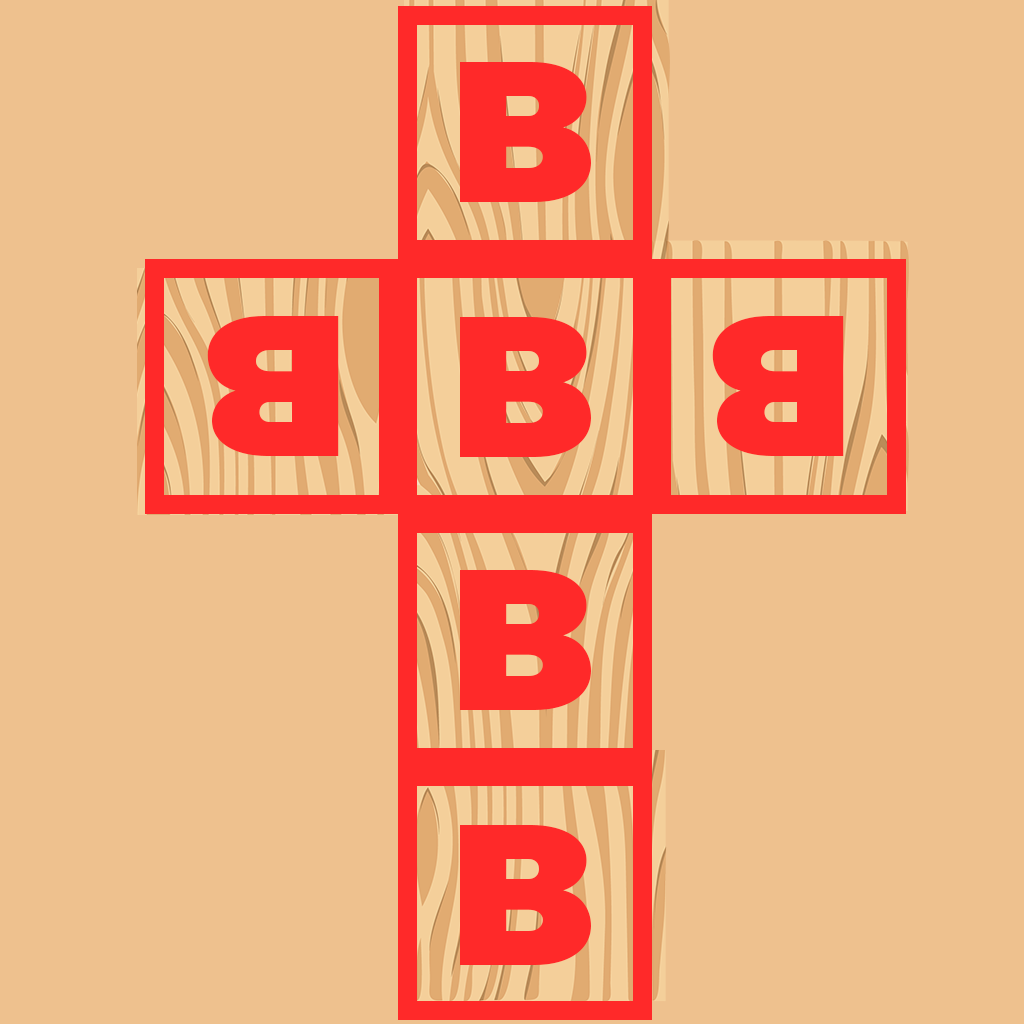
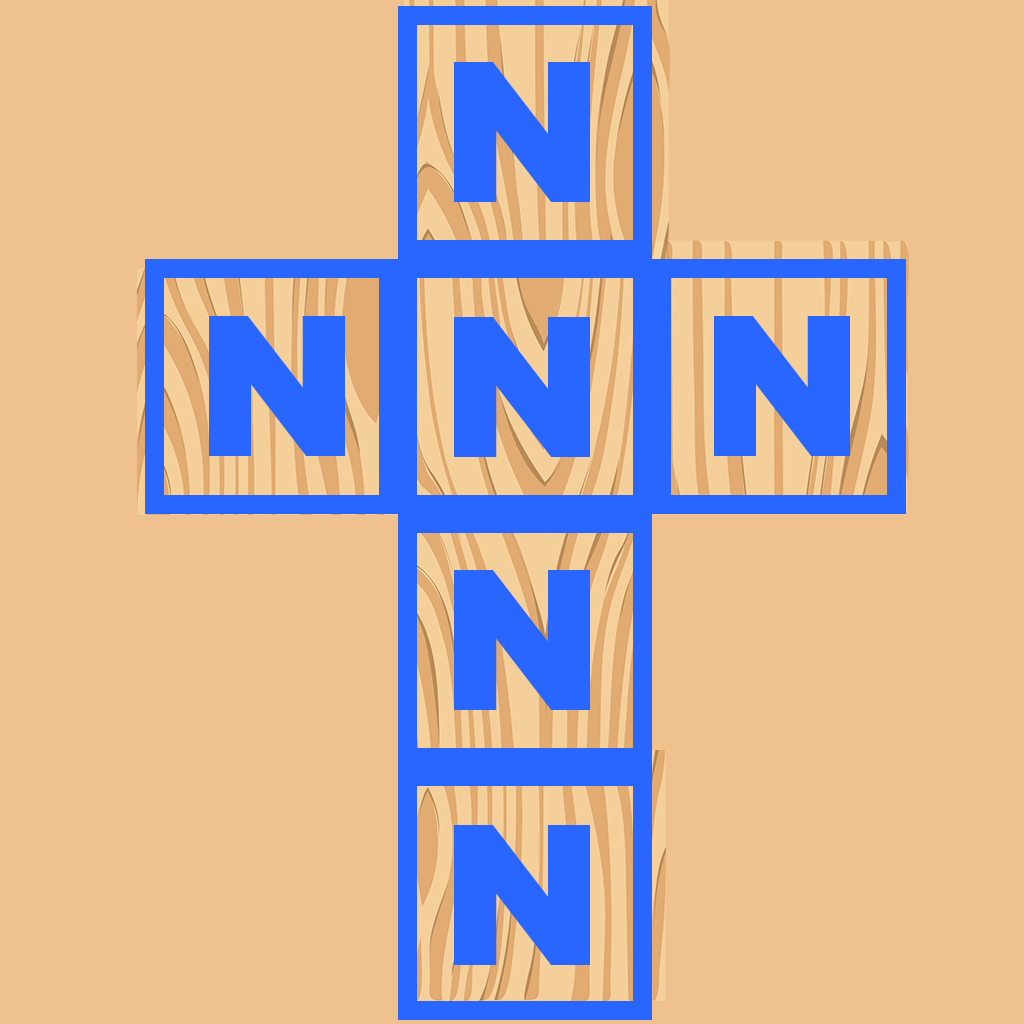
Layer changes from the first 1024x1024 image to the second:
added group "Group 3 copy" with 6 layers above "Group 3" over [209, 62, 850, 965]
added layer "N" (1st of 6, in "Group 3 copy") in group "Group 3 copy" over [714, 316, 850, 456]
added layer "N" (2nd of 6, in "Group 3 copy") in group "Group 3 copy" over [209, 316, 345, 456]
added layer "N" (3rd of 6, in "Group 3 copy") in group "Group 3 copy" over [454, 825, 590, 965]
added layer "N" (4th of 6, in "Group 3 copy") in group "Group 3 copy" over [454, 570, 590, 710]
added layer "N" (5th of 6, in "Group 3 copy") in group "Group 3 copy" over [454, 62, 590, 202]
added layer "N" (6th of 6, in "Group 3 copy") in group "Group 3 copy" over [454, 317, 590, 457]
moved "B copy 4" into group "Group 3" over [712, 316, 844, 456]
moved "B copy 3" into group "Group 3" over [207, 316, 339, 456]
moved "B copy 5" into group "Group 3" over [460, 825, 591, 965]
moved "B copy 2" into group "Group 3" over [460, 570, 591, 710]
moved "B copy" into group "Group 3" over [460, 62, 591, 202]
moved "B" into group "Group 3" over [460, 317, 591, 457]
added group "Group 2" with 5 layers over [145, 6, 906, 1020]
moved "Layer 5" into group "Group 2" over [145, 268, 398, 514]
moved "Layer 6" into group "Group 2" over [407, 750, 652, 1002]
moved "Layer 7" into group "Group 2" over [404, 6, 652, 259]
moved "Layer 4" into group "Group 2" over [408, 240, 906, 914]
moved "Layer 1" into group "Group 2" over [145, 6, 906, 1020]
